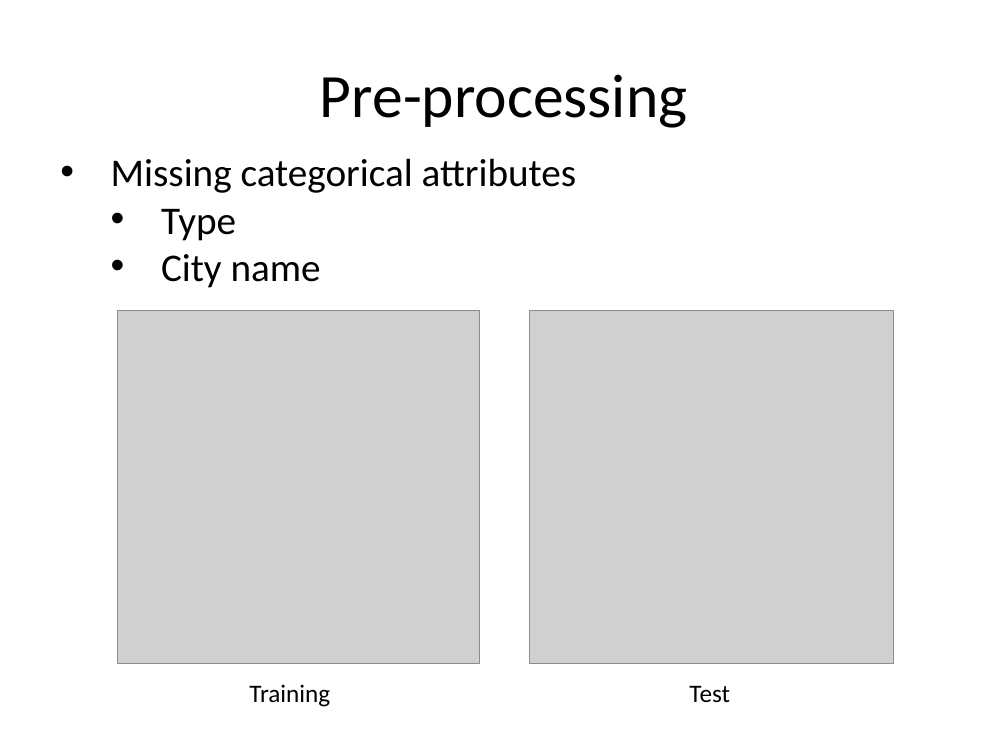
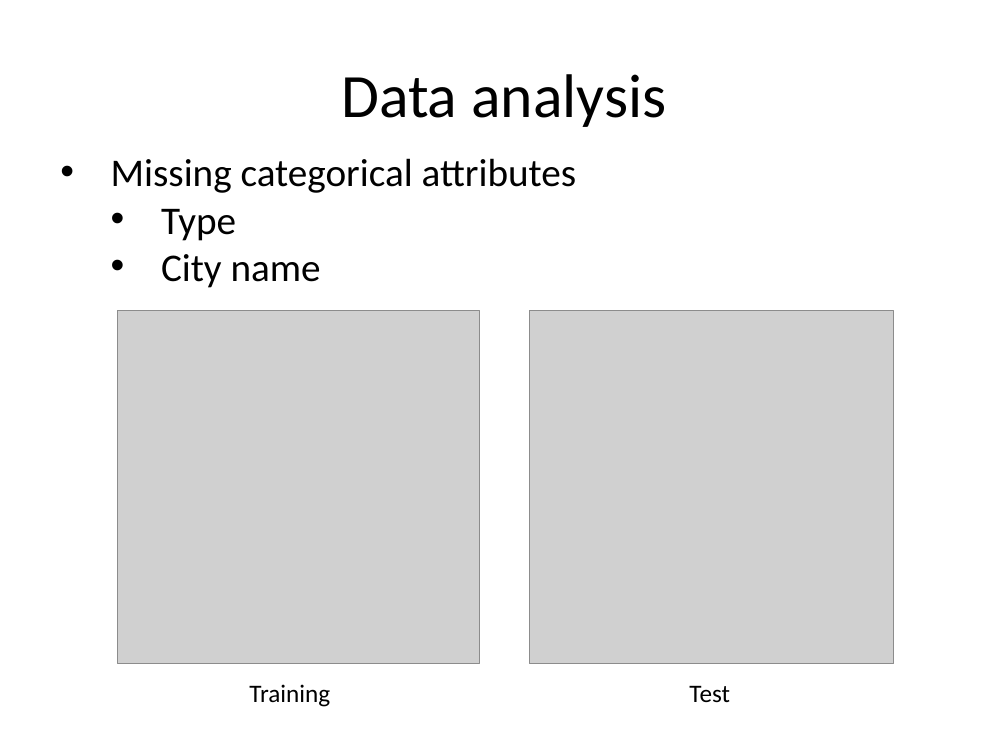
Before and after one commit to hxwang/revenue-prediction, a slide deck: slide 5 of doc/presentation/revenue-prediction.pptx. Drawn at 1008x756 pixels with LibreOffice and Linux fonts; fonts in the diff are those of the drawing; grey boxes stand for pictures. Boxes give left, top, right and bottom in pixels: in the first picture for what was removed or moved away, otherwise in the second. Text is boxed around its words. In the diff, an @@ line names an element or a change of style, - is before the commit and + after.

```diff
--- a/doc/presentation/revenue-prediction.pptx
+++ b/doc/presentation/revenue-prediction.pptx
@@ title at (x1=341, y1=74, x2=666, y2=127): text changed @@
-Pre-processing
+Data analysis
```
Also in this commit, not shown: 3 other slides changed, 2 other files.
